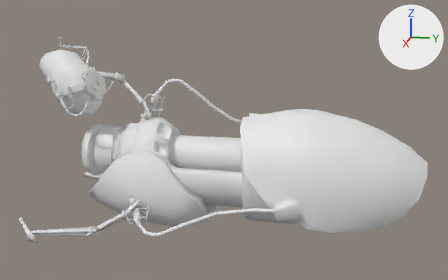
Renders of the OBJ model portal-gun-assets/gun/w_portalgun.obj from each side of a commit.
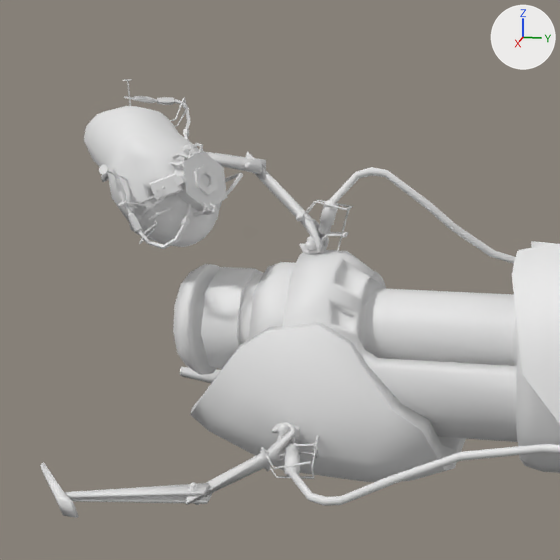
Each version is shown whole from a 50 mm lens placed at (35.5, -5.5, 12.0), pointed at (0.0, -12.6, 3.1), then close up on the part from 0% to 59% of the width and 0% to 94% of the height. The lights are fixed; the arrows at upper right show +X, +Y and +Z. The older version's two pictures come first. Where no turn or scale is listed for an object, it has been applied to the vertices. Vertices at exactly the same position are counted once.

The first close-up shows 'w_portalgun'.
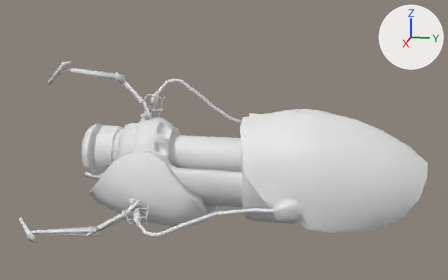
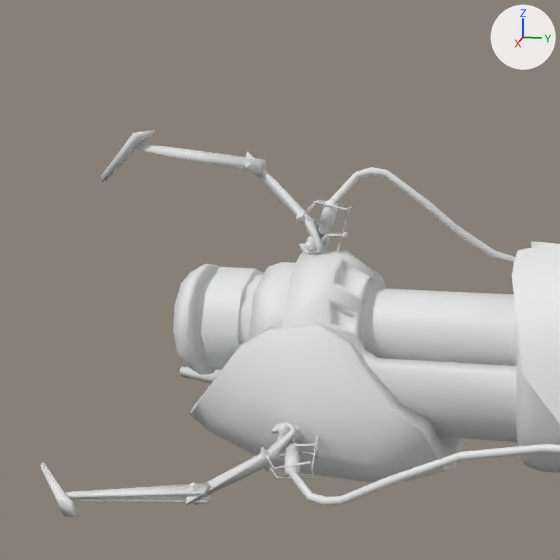
Pixel boxes (x1, y1, x2, y2) of what changed, in the close-ups (560 x 560 px):
```json
{"object": "w_portalgun", "change": "reshaped", "before": [40, 79, 560, 518], "after": [40, 130, 560, 518]}
{"part": 1, "of": "me_w_portalgun", "change": "deleted", "before": [84, 79, 243, 249]}
```

Scene script edits in JSON lines:
```json
{"block": "me_w_portalgun", "where": "# used by ob_w_portalgun; location = (0.0, 0.0, 0.0)"}
{"op": "remove", "block": "me_w_portalgun", "code": "me_w_portalgun.from_pydata(...)  # 3676 vertices, 6515 faces; spans x -6.0..6.0, y -24.7..-0.9, z -2.5..9.0"}
{"op": "add", "block": "me_w_portalgun", "code": "me_w_portalgun.from_pydata(...)  # 2274 vertices, 4117 faces; spans x -6.0..6.0, y -23.8..-0.9, z -2.5..7.6"}
{"block": "me_w_portalgun", "change": "me_w_portalgun part 1: 39 loose pieces with 1402 vertices, spanning x -2.5..2.9, y -24.7..-19.4, z 4.5..9.0, are deleted"}
```
